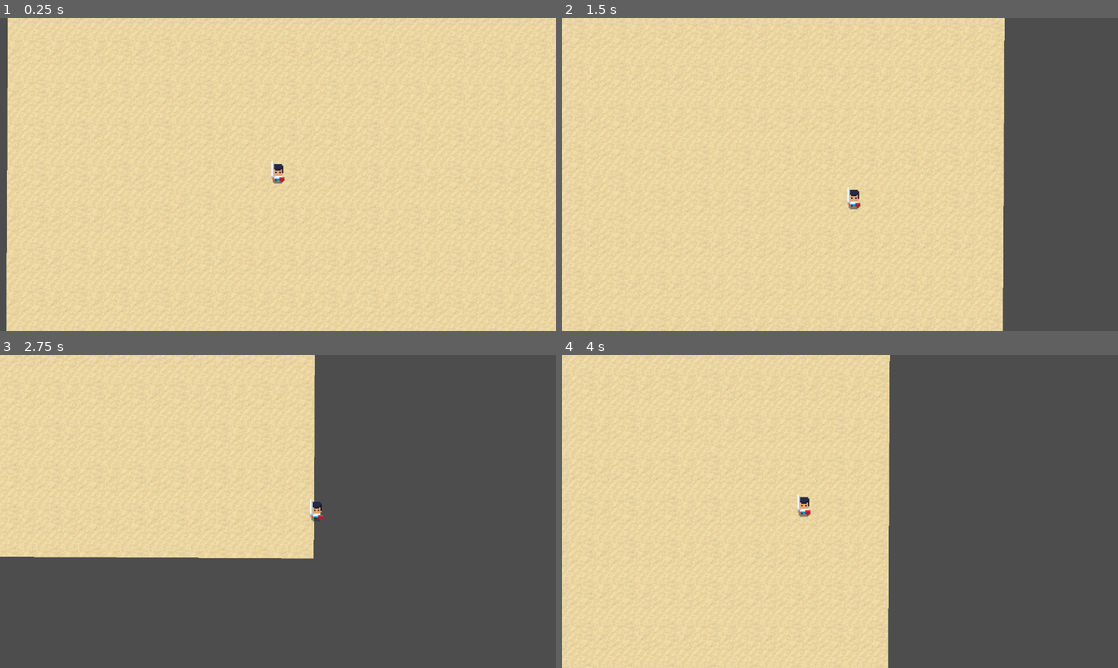
Above: before the commit, frames 1-4 (two rows, left to right).
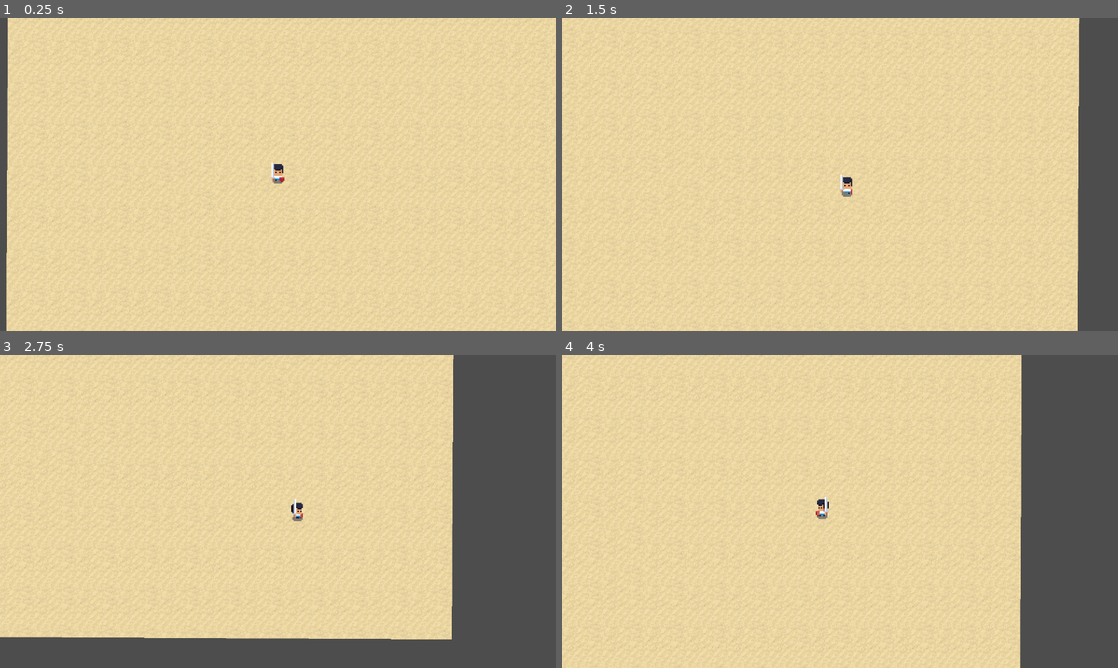
Above: after the commit, the same moments.

Repository: GazelleMag/MagalWarrior
Game: Godot game, scene res://scenes/level.tscn
The game is run twice, just before and just after one commit, with the same random seed, the same clock (stepped at 60 frames per second) and the same inputs.
Inputs:
- Up to frame 1 (0.25 s): no input
- Up to frame 2 (1.5 s): tap Enter at 0.5 s; hold D (right) 0.53-1.28 s; hold S (down) from 1.28 s (still down)
- Up to frame 3 (2.75 s): release S (down) at 2.03 s; hold D (right) from 2.03 s (still down)
- Up to frame 4 (4 s): release D (right) at 2.78 s; hold W (up) 2.78-3.53 s; hold A (left) from 3.53 s (still down)

The runs differ from the first frame. In frame 1, less than 0.1% of the frame differs, in the area x 48-50%, y 45-52%; in frame 2, 14%; in frame 3, 38%, in the area x 0-82%, y 0-91%; in frame 4, 24%.

Commit message:
added player animations

Diff:
--- a/scenes/player.gd
+++ b/scenes/player.gd
@@ -1,6 +1,40 @@
-extends Node2D
+extends CharacterBody2D
 
-func _process(delta):
+var speed: int = 250
+var player_animation: AnimatedSprite2D
+var last_direction = "down"
+
+func _ready():
+	player_animation = $PlayerAnimation
+
+func _process(_delta):
 	# input
 	var direction = Input.get_vector("left", "right", "up", "down")
-	position += direction * 500 * delta
+	handle_movement(direction)
+	handle_animation(direction)
+
+
+func handle_movement(direction: Vector2):
+	velocity = direction * speed
+	move_and_slide()
+
+func handle_animation(direction: Vector2):
+	if direction != Vector2.ZERO:
+		if abs(direction.x) > abs(direction.y):
+			if direction.x > 0:
+				player_animation.play("walk_right")
+				last_direction = "right"
+			else:
+				player_animation.play("walk_left")
+				last_direction = "left"
+		else:
+			if direction.y > 0:
+				player_animation.play("walk_down")
+				last_direction = "down"
+			else:
+				player_animation.play("walk_up")
+				last_direction = "up"
+	else:
+		# Character is idle, choose the idle animation based on the last direction.
+		if last_direction != "":
+			player_animation.play("idle_" + last_direction)
--- a/scenes/player.tscn
+++ b/scenes/player.tscn
@@ -1,37 +1,189 @@
-[gd_scene load_steps=7 format=3 uid="uid://bq2pty2md6nxg"]
+[gd_scene load_steps=36 format=3 uid="uid://bq2pty2md6nxg"]
 
-[ext_resource type="Texture2D" uid="uid://b2m6ee63o1yr5" path="res://art/characters/Fighter/idle/idle down1.png" id="1_5pcqa"]
 [ext_resource type="Script" path="res://scenes/player.gd" id="1_ifjxo"]
-[ext_resource type="Texture2D" uid="uid://88oeggaxnx0f" path="res://art/characters/Fighter/idle/idle down2.png" id="3_uf0n7"]
-[ext_resource type="Texture2D" uid="uid://fanjreyfkfpg" path="res://art/characters/Fighter/idle/idle down3.png" id="4_o65vi"]
-[ext_resource type="Texture2D" uid="uid://cwnhmvfqm0rkm" path="res://art/characters/Fighter/idle/idle down4.png" id="5_kdsvu"]
+[ext_resource type="Texture2D" uid="uid://b2m6ee63o1yr5" path="res://art/characters/Fighter/idle/idle down1.png" id="1_kht00"]
+[ext_resource type="Texture2D" uid="uid://88oeggaxnx0f" path="res://art/characters/Fighter/idle/idle down2.png" id="3_0c3lk"]
+[ext_resource type="Texture2D" uid="uid://fanjreyfkfpg" path="res://art/characters/Fighter/idle/idle down3.png" id="4_fg7ou"]
+[ext_resource type="Texture2D" uid="uid://cwnhmvfqm0rkm" path="res://art/characters/Fighter/idle/idle down4.png" id="5_w6av6"]
+[ext_resource type="Texture2D" uid="uid://d3l34gs84kxmf" path="res://art/characters/Fighter/idle/idle left1.png" id="6_30fbm"]
+[ext_resource type="Texture2D" uid="uid://bo20d2ae8b34k" path="res://art/characters/Fighter/idle/idle up1.png" id="6_p0ru0"]
+[ext_resource type="Texture2D" uid="uid://cflard5e4ui31" path="res://art/characters/Fighter/idle/idle up2.png" id="7_35isw"]
+[ext_resource type="Texture2D" uid="uid://dn7w01fc3elyo" path="res://art/characters/Fighter/idle/idle left2.png" id="7_him57"]
+[ext_resource type="Texture2D" uid="uid://us55rsm81gdk" path="res://art/characters/Fighter/idle/idle up3.png" id="8_mhwef"]
+[ext_resource type="Texture2D" uid="uid://crhjcpqveys2s" path="res://art/characters/Fighter/idle/idle left3.png" id="8_ysdn3"]
+[ext_resource type="Texture2D" uid="uid://gp0vrxmjlrxh" path="res://art/characters/Fighter/idle/idle left4.png" id="9_n0xim"]
+[ext_resource type="Texture2D" uid="uid://bbgvww8p4h0b0" path="res://art/characters/Fighter/idle/idle up4.png" id="9_uxl58"]
+[ext_resource type="Texture2D" uid="uid://b21wyjkkqtpv7" path="res://art/characters/Fighter/idle/idle right1.png" id="10_ju0ki"]
+[ext_resource type="Texture2D" uid="uid://eijuqmep2ppd" path="res://art/characters/Fighter/idle/idle right2.png" id="11_x1lgs"]
+[ext_resource type="Texture2D" uid="uid://ejjhkqygk6e3" path="res://art/characters/Fighter/idle/idle right3.png" id="12_3xba8"]
+[ext_resource type="Texture2D" uid="uid://djd75ytb1bybd" path="res://art/characters/Fighter/idle/idle right4.png" id="13_iyiib"]
+[ext_resource type="Texture2D" uid="uid://cq5dan4spjldw" path="res://art/characters/Fighter/walk/walk down1.png" id="18_bcijs"]
+[ext_resource type="Texture2D" uid="uid://c0kjfo1287d4c" path="res://art/characters/Fighter/walk/walk down2.png" id="19_7gggr"]
+[ext_resource type="Texture2D" uid="uid://dwgr52hytpyg3" path="res://art/characters/Fighter/walk/walk down3.png" id="20_mjip1"]
+[ext_resource type="Texture2D" uid="uid://dn78woi4uyrbw" path="res://art/characters/Fighter/walk/walk down4.png" id="21_7jle3"]
+[ext_resource type="Texture2D" uid="uid://b2bmhhy8omyyd" path="res://art/characters/Fighter/walk/walk left1.png" id="22_g8o3h"]
+[ext_resource type="Texture2D" uid="uid://bojsp1to7s1pv" path="res://art/characters/Fighter/walk/walk left2.png" id="23_sm8rp"]
+[ext_resource type="Texture2D" uid="uid://knbmtbt73gyh" path="res://art/characters/Fighter/walk/walk left3.png" id="24_ic37s"]
+[ext_resource type="Texture2D" uid="uid://5gqe5agungeh" path="res://art/characters/Fighter/walk/walk left4.png" id="25_b788x"]
+[ext_resource type="Texture2D" uid="uid://q4k4c3b48rxb" path="res://art/characters/Fighter/walk/walk right1.png" id="26_fau1j"]
+[ext_resource type="Texture2D" uid="uid://bbemfakk4psed" path="res://art/characters/Fighter/walk/walk right2.png" id="27_xm06d"]
+[ext_resource type="Texture2D" uid="uid://x1r5a8bgckmw" path="res://art/characters/Fighter/walk/walk right3.png" id="28_mymqs"]
+[ext_resource type="Texture2D" uid="uid://k3nlq3w3cqtd" path="res://art/characters/Fighter/walk/walk right4.png" id="29_qtbeq"]
+[ext_resource type="Texture2D" uid="uid://bufmd0vhmt8mo" path="res://art/characters/Fighter/walk/walk up1.png" id="30_w35p5"]
+[ext_resource type="Texture2D" uid="uid://dog4ea0u6aj70" path="res://art/characters/Fighter/walk/walk up2.png" id="31_26fkg"]
+[ext_resource type="Texture2D" uid="uid://bk2n1kwuycpro" path="res://art/characters/Fighter/walk/walk up3.png" id="32_i82vv"]
+[ext_resource type="Texture2D" uid="uid://dsg6crktfurwx" path="res://art/characters/Fighter/walk/walk up4.png" id="33_nsvbi"]
 
-[sub_resource type="SpriteFrames" id="SpriteFrames_q2g0p"]
+[sub_resource type="SpriteFrames" id="SpriteFrames_pcd1b"]
 animations = [{
 "frames": [{
 "duration": 1.0,
-"texture": ExtResource("1_5pcqa")
+"texture": ExtResource("1_kht00")
 }, {
 "duration": 1.0,
-"texture": ExtResource("3_uf0n7")
+"texture": ExtResource("3_0c3lk")
 }, {
 "duration": 1.0,
-"texture": ExtResource("4_o65vi")
+"texture": ExtResource("4_fg7ou")
 }, {
 "duration": 1.0,
-"texture": ExtResource("5_kdsvu")
+"texture": ExtResource("5_w6av6")
 }],
 "loop": true,
-"name": &"default",
-"speed": 15.0
+"name": &"idle_down",
+"speed": 10.0
+}, {
+"frames": [{
+"duration": 1.0,
+"texture": ExtResource("6_30fbm")
+}, {
+"duration": 1.0,
+"texture": ExtResource("7_him57")
+}, {
+"duration": 1.0,
+"texture": ExtResource("8_ysdn3")
+}, {
+"duration": 1.0,
+"texture": ExtResource("9_n0xim")
+}],
+"loop": true,
+"name": &"idle_left",
+"speed": 10.0
+}, {
+"frames": [{
+"duration": 1.0,
+"texture": ExtResource("10_ju0ki")
+}, {
+"duration": 1.0,
+"texture": ExtResource("11_x1lgs")
+}, {
+"duration": 1.0,
+"texture": ExtResource("12_3xba8")
+}, {
+"duration": 1.0,
+"texture": ExtResource("13_iyiib")
+}],
+"loop": true,
+"name": &"idle_right",
+"speed": 10.0
+}, {
+"frames": [{
+"duration": 1.0,
+"texture": ExtResource("6_p0ru0")
+}, {
+"duration": 1.0,
+"texture": ExtResource("7_35isw")
+}, {
+"duration": 1.0,
+"texture": ExtResource("8_mhwef")
+}, {
+"duration": 1.0,
+"texture": ExtResource("9_uxl58")
+}],
+"loop": true,
+"name": &"idle_up",
+"speed": 10.0
+}, {
+"frames": [{
+"duration": 1.0,
+"texture": ExtResource("18_bcijs")
+}, {
+"duration": 1.0,
+"texture": ExtResource("19_7gggr")
+}, {
+"duration": 1.0,
+"texture": ExtResource("20_mjip1")
+}, {
+"duration": 1.0,
+"texture": ExtResource("21_7jle3")
+}],
+"loop": true,
+"name": &"walk_down",
+"speed": 10.0
+}, {
+"frames": [{
+"duration": 1.0,
+"texture": ExtResource("22_g8o3h")
+}, {
+"duration": 1.0,
+"texture": ExtResource("23_sm8rp")
+}, {
+"duration": 1.0,
+"texture": ExtResource("24_ic37s")
+}, {
+"duration": 1.0,
+"texture": ExtResource("25_b788x")
+}],
+"loop": true,
+"name": &"walk_left",
+"speed": 10.0
+}, {
+"frames": [{
+"duration": 1.0,
+"texture": ExtResource("26_fau1j")
+}, {
+"duration": 1.0,
+"texture": ExtResource("27_xm06d")
+}, {
+"duration": 1.0,
+"texture": ExtResource("28_mymqs")
+}, {
+"duration": 1.0,
+"texture": ExtResource("29_qtbeq")
+}],
+"loop": true,
+"name": &"walk_right",
+"speed": 10.0
+}, {
+"frames": [{
+"duration": 1.0,
+"texture": ExtResource("30_w35p5")
+}, {
+"duration": 1.0,
+"texture": ExtResource("31_26fkg")
+}, {
+"duration": 1.0,
+"texture": ExtResource("32_i82vv")
+}, {
+"duration": 1.0,
+"texture": ExtResource("33_nsvbi")
+}],
+"loop": true,
+"name": &"walk_up",
+"speed": 10.0
 }]
 
-[node name="Player" type="Node2D"]
+[sub_resource type="CircleShape2D" id="CircleShape2D_tkobb"]
+radius = 16.0
+
+[node name="Player" type="CharacterBody2D"]
 script = ExtResource("1_ifjxo")
 
 [node name="PlayerAnimation" type="AnimatedSprite2D" parent="."]
-texture_filter = 1
+texture_filter = 3
 scale = Vector2(3, 3)
-sprite_frames = SubResource("SpriteFrames_q2g0p")
-frame = 3
-frame_progress = 0.79341
+sprite_frames = SubResource("SpriteFrames_pcd1b")
+animation = &"idle_down"
+
+[node name="CollisionShape2D" type="CollisionShape2D" parent="."]
+shape = SubResource("CircleShape2D_tkobb")
--- a/scenes/player_animation.tscn
+++ /dev/null
@@ -1,30 +0,0 @@
-[gd_scene load_steps=6 format=3 uid="uid://b7r0k2mobeq5q"]
-
-[ext_resource type="Texture2D" uid="uid://b2m6ee63o1yr5" path="res://art/characters/Fighter/idle/idle down1.png" id="1_48ewa"]
-[ext_resource type="Texture2D" uid="uid://88oeggaxnx0f" path="res://art/characters/Fighter/idle/idle down2.png" id="2_ma4nb"]
-[ext_resource type="Texture2D" uid="uid://fanjreyfkfpg" path="res://art/characters/Fighter/idle/idle down3.png" id="3_4dsbr"]
-[ext_resource type="Texture2D" uid="uid://cwnhmvfqm0rkm" path="res://art/characters/Fighter/idle/idle down4.png" id="4_u7cnk"]
-
-[sub_resource type="SpriteFrames" id="SpriteFrames_5p8rp"]
-animations = [{
-"frames": [{
-"duration": 1.0,
-"texture": ExtResource("1_48ewa")
-}, {
-"duration": 1.0,
-"texture": ExtResource("2_ma4nb")
-}, {
-"duration": 1.0,
-"texture": ExtResource("3_4dsbr")
-}, {
-"duration": 1.0,
-"texture": ExtResource("4_u7cnk")
-}],
-"loop": true,
-"name": &"default",
-"speed": 15.0
-}]
-
-[node name="PlayerAnimation" type="AnimatedSprite2D"]
-sprite_frames = SubResource("SpriteFrames_5p8rp")
-frame_progress = 0.59619
